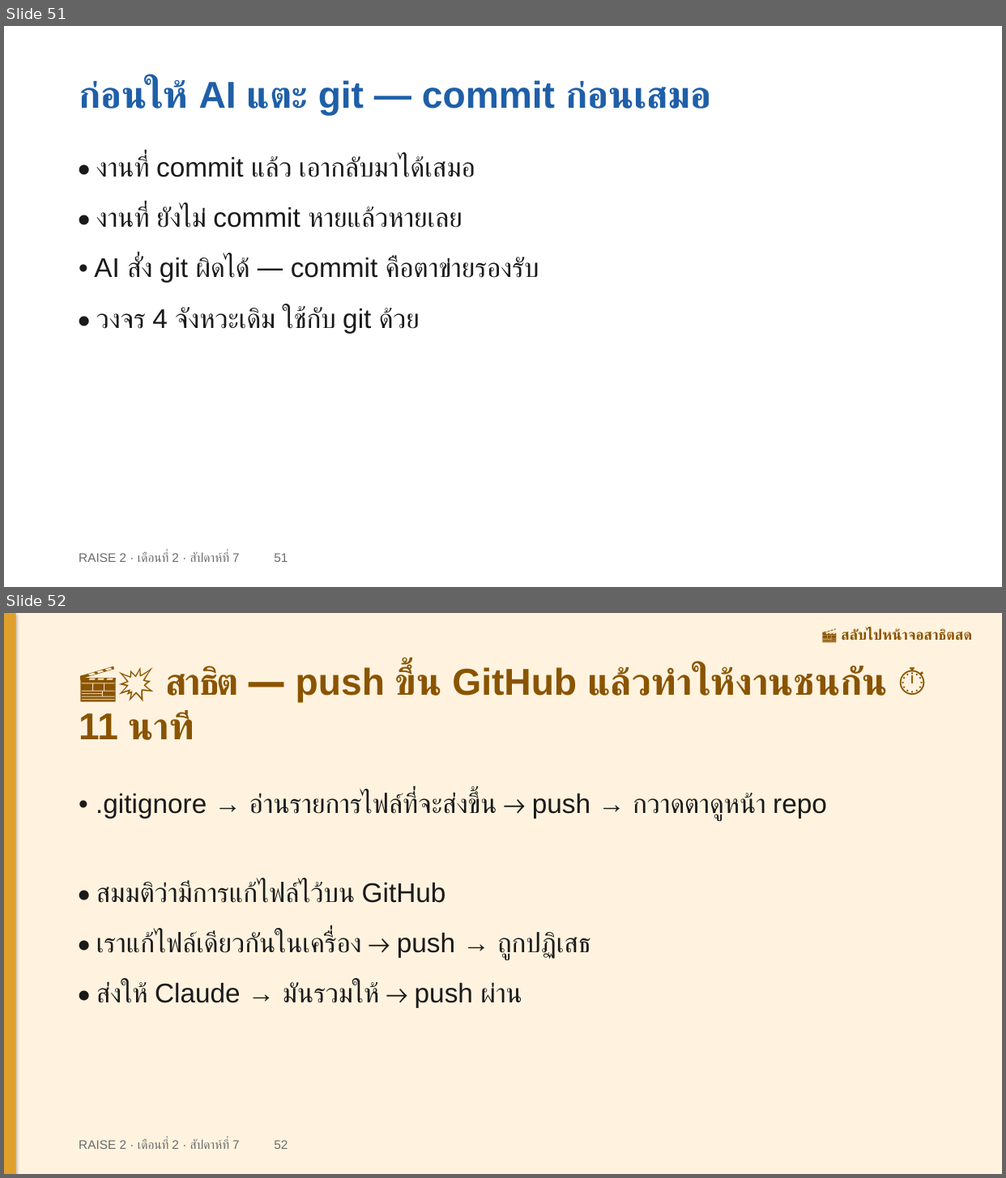
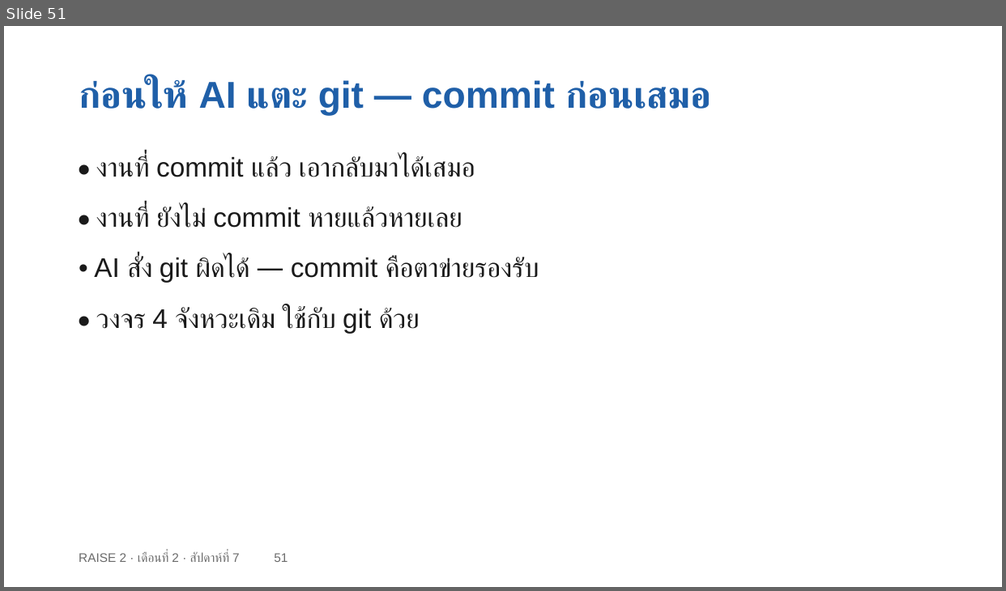
Before and after one commit to cnacha-mfu/raise2-module2, a slide deck: materials/week7/w7-slides.pptx. Shown one above the other, each under a label of ours: slides 51 and 52 before the commit, slide 51 after it. The pictures are 1006x1178 and 1006x591 pixels, drawn with LibreOffice and Linux fonts; fonts in the diff are those of the drawing. Boxes give left, top, right and bottom in pixels: in the first picture for what was removed or moved away, otherwise in the second. Text is boxed around its words. In the diff, an @@ line names an element or a change of style, - is before the commit and + after.

```diff
--- a/materials/week7/w7-slides.pptx
+++ b/materials/week7/w7-slides.pptx
@@ slide 52 removed at [4, 613, 1002, 1174], background #FFFFFF @@
@@ rectangle removed at [4, 613, 1002, 1174] @@
@@ rectangle removed at [4, 613, 16, 1174] @@
@@ text removed at [841, 628, 972, 641] @@
-🎬 สลับไปหน้าจอสาธิตสด
@@ text removed at [79, 666, 887, 740] @@
-🎬💥 สาธิต — push ขึ้น GitHub แล้วทำให้งานชนกัน ⏱ 11 นาที
@@ text removed at [96, 793, 827, 821] @@
-• .gitignore → อ่านรายการไฟล์ที่จะส่งขึ้น → push → กวาดตาดูหน้า repo
@@ text removed at [96, 881, 446, 903] @@
-• สมมติว่ามีการแก้ไฟล์ไว้บน GitHub
@@ text removed at [96, 931, 590, 960] @@
-• เราแก้ไฟล์เดียวกันในเครื่อง → push → ถูกปฏิเสธ
@@ text removed at [96, 982, 522, 1007] @@
-• ส่งให้ Claude → มันรวมให้ → push ผ่าน
@@ text removed at [79, 1139, 288, 1149] @@
-RAISE 2 · เดือนที่ 2 · สัปดาห์ที่ 7 52
```
Also in this commit, not shown: 17 slides changed, 3 other files.
